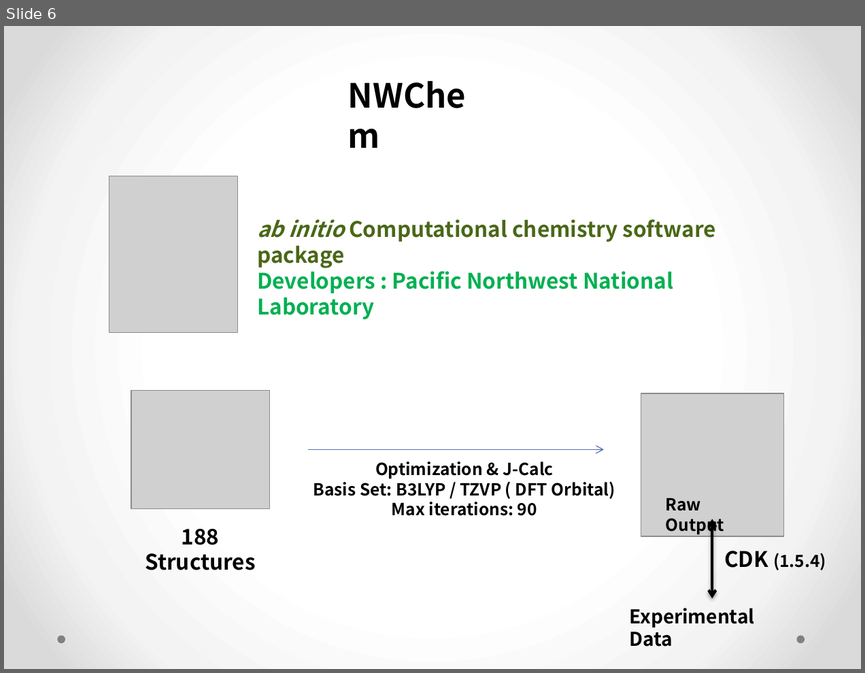
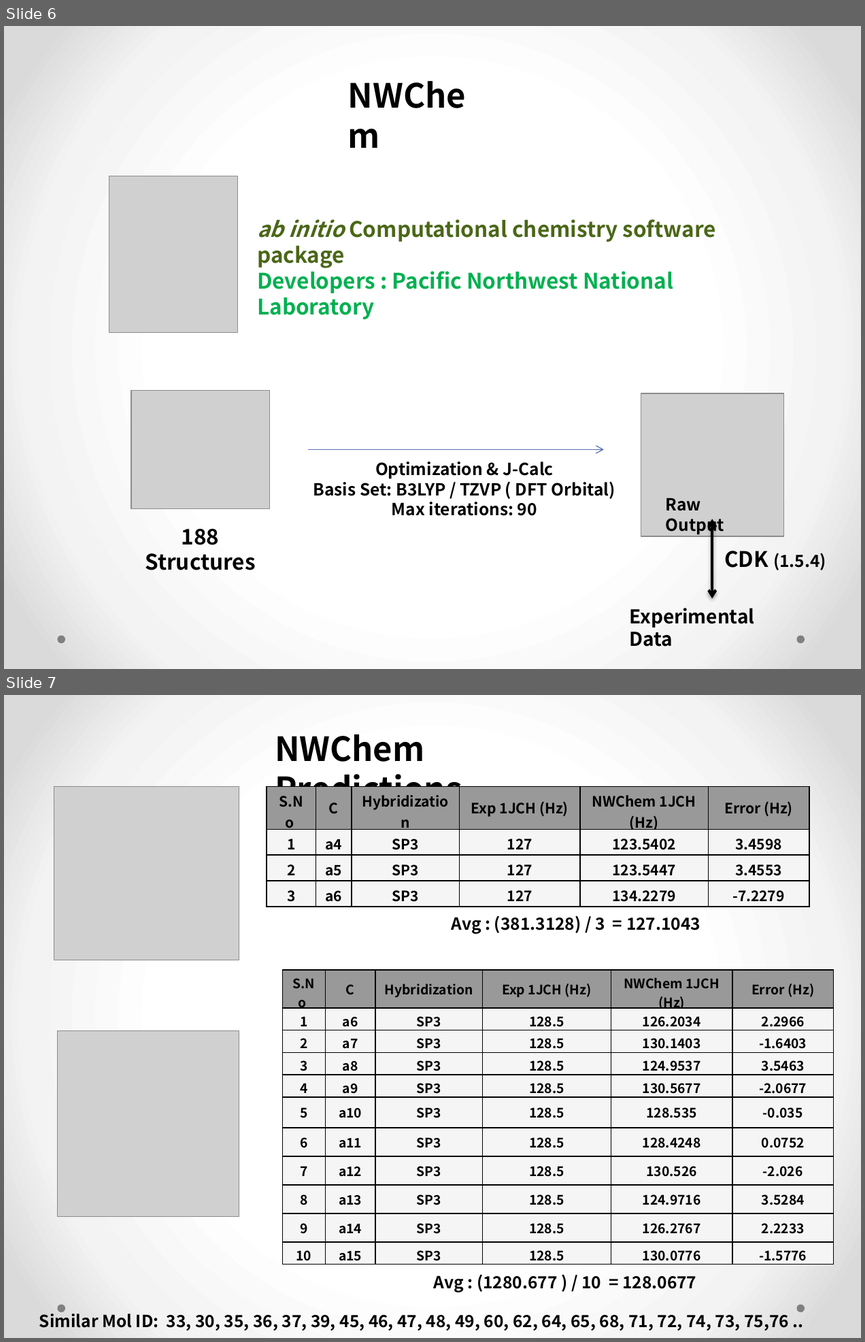
Before and after one commit to CS76/1JCH, a slide deck: Data/ProjectPresentation.pptx. Shown one above the other, each under a label of ours: slide 6 before the commit, slides 6 and 7 after it. The pictures are 865x673 and 865x1342 pixels, drawn with LibreOffice and Linux fonts; fonts in the diff are those of the drawing; grey boxes stand for pictures. Boxes give left, top, right and bottom in pixels: in the first picture for what was removed or moved away, otherwise in the second. Text is boxed around its words. In the diff, an @@ line names an element or a change of style, - is before the commit and + after.

```diff
--- a/Data/ProjectPresentation.pptx
+++ b/Data/ProjectPresentation.pptx
@@ slide 7 added at <box>4,695,861,1338</box>, background gradient #FFFFFF to #F4F4F4 to #DADADA; not listed: 2 template elements that a slide beside it also shows @@
@@ text added at <box>275,734,462,809</box>, 28 pt, text #000000, bold @@
+NWChem Predictions
@@ picture added at <box>54,787,239,961</box> @@
@@ table added at <box>266,787,810,1000</box>, 4 rows, 6 columns @@
+S.No | C | Hybridization | Exp 1JCH (Hz) | NWChem 1JCH (Hz) | Error (Hz)
+1 | a4 | SP3 | 127 | 123.5402 | 3.4598
+2 | a5 | SP3 | 127 | 123.5447 | 3.4553
+3 | a6 | SP3 | 127 | 134.2279 | -7.2279
@@ text added at <box>451,915,700,934</box>, 14 pt, text #000000, bold @@
+Avg : (381.3128) / 3 = 127.1043
@@ table added at <box>283,970,834,1267</box>, 11 rows, 6 columns @@
+S.No | C | Hybridization | Exp 1JCH (Hz) | NWChem 1JCH (Hz) | Error (Hz)
+1 | a6 | SP3 | 128.5 | 126.2034 | 2.2966
+2 | a7 | SP3 | 128.5 | 130.1403 | -1.6403
+3 | a8 | SP3 | 128.5 | 124.9537 | 3.5463
+4 | a9 | SP3 | 128.5 | 130.5677 | -2.0677
+5 | a10 | SP3 | 128.5 | 128.535 | -0.035
+6 | a11 | SP3 | 128.5 | 128.4248 | 0.0752
+7 | a12 | SP3 | 128.5 | 130.526 | -2.026
+8 | a13 | SP3 | 128.5 | 124.9716 | 3.5284
+9 | a14 | SP3 | 128.5 | 126.2767 | 2.2233
+10 | a15 | SP3 | 128.5 | 130.0776 | -1.5776
@@ picture added at <box>57,1031,239,1217</box> @@
@@ text added at <box>434,1274,696,1292</box>, 14 pt, text #000000, bold @@
+Avg : (1280.677 ) / 10 = 128.0677
@@ text added at <box>39,1310,789,1330</box>, 14 pt, text #000000, bold @@
+Similar Mol ID: 33, 30, 35, 36, 37, 39, 45, 46, 47, 48, 49, 60, 62, 64, 65, 68, 71, 72, 74, 73, 75,76 ..
```
Also in this commit, not shown: 2 slides changed, 17 other slides added, 19 other files.
